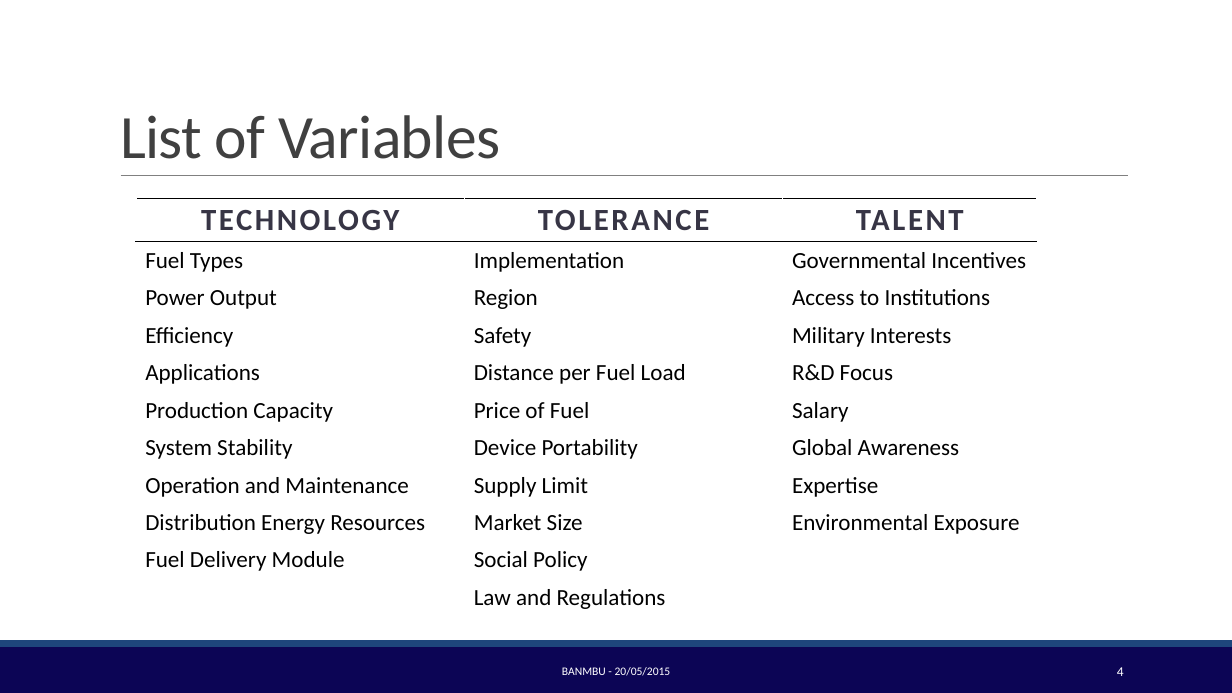
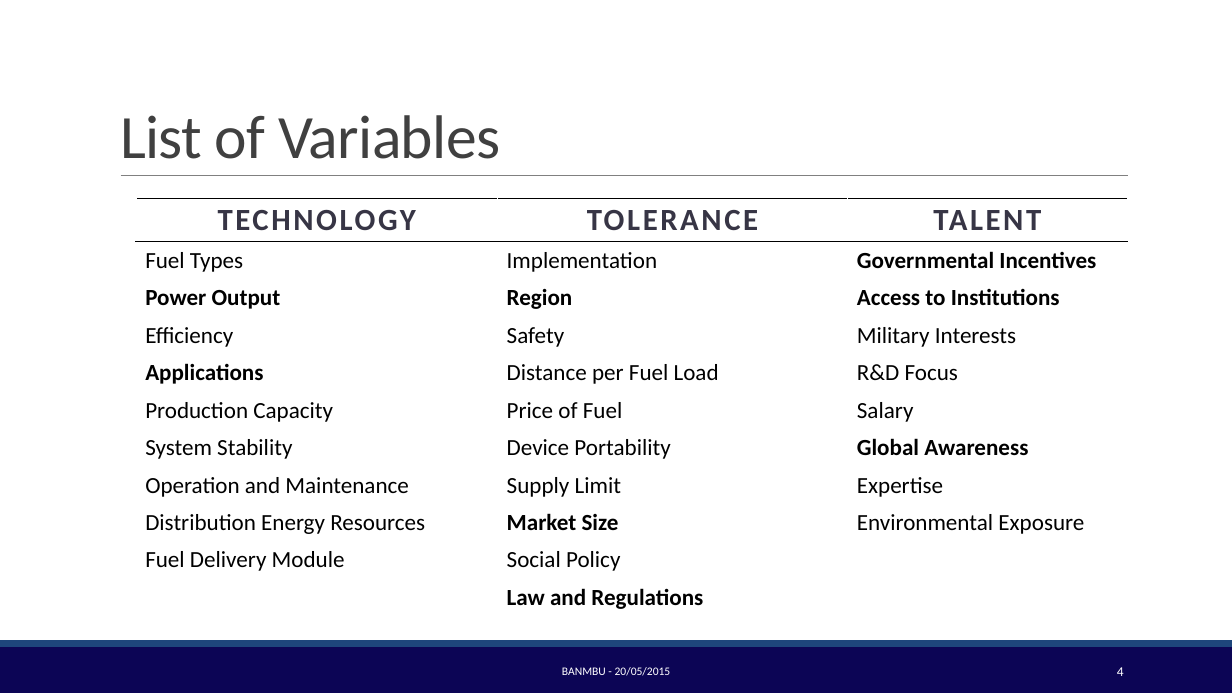
Before and after one commit to BambuGMS/Industry-Analysis-Report, a slide deck: slide 4 of Assignments/Presentations/2015.05.20Presentation_2.pptx. Drawn at 1232x693 pixels with LibreOffice and Linux fonts; fonts in the diff are those of the drawing; background and template pictures are left out. Boxes give left, top, right and bottom in pixels: in the first picture for what was removed or moved away, otherwise in the second. Text is boxed around its words. In the diff, an @@ line names an element or a change of style, - is before the commit and + after.

```diff
--- a/Assignments/Presentations/2015.05.20Presentation_2.pptx
+++ b/Assignments/Presentations/2015.05.20Presentation_2.pptx
@@ table at (136, 199, 1128, 616) @@
@@ bold on in "Governmental Incentives", "Power Output", "Region", "Access to Institutions" and 4 more places @@
@@ table: place and size @@
-table at (136, 199, 1037, 616)
+table at (136, 199, 1128, 616)
```
Also in this commit, not shown: 3 other slides changed, 5 other files.
